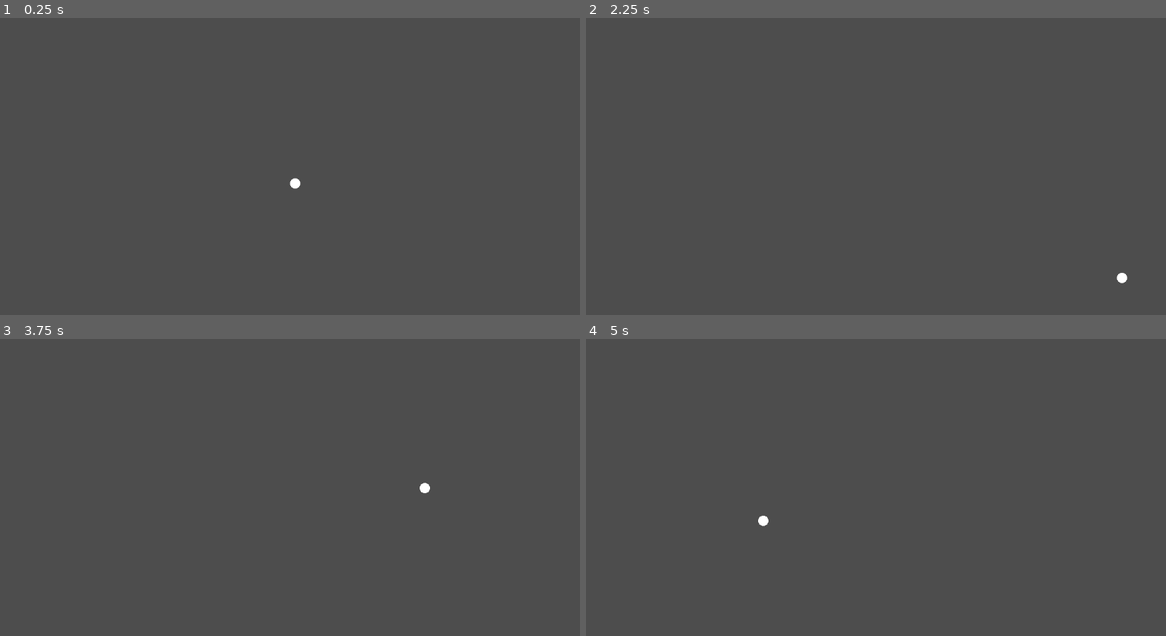
Above: before the commit, frames 1-4 (two rows, left to right).
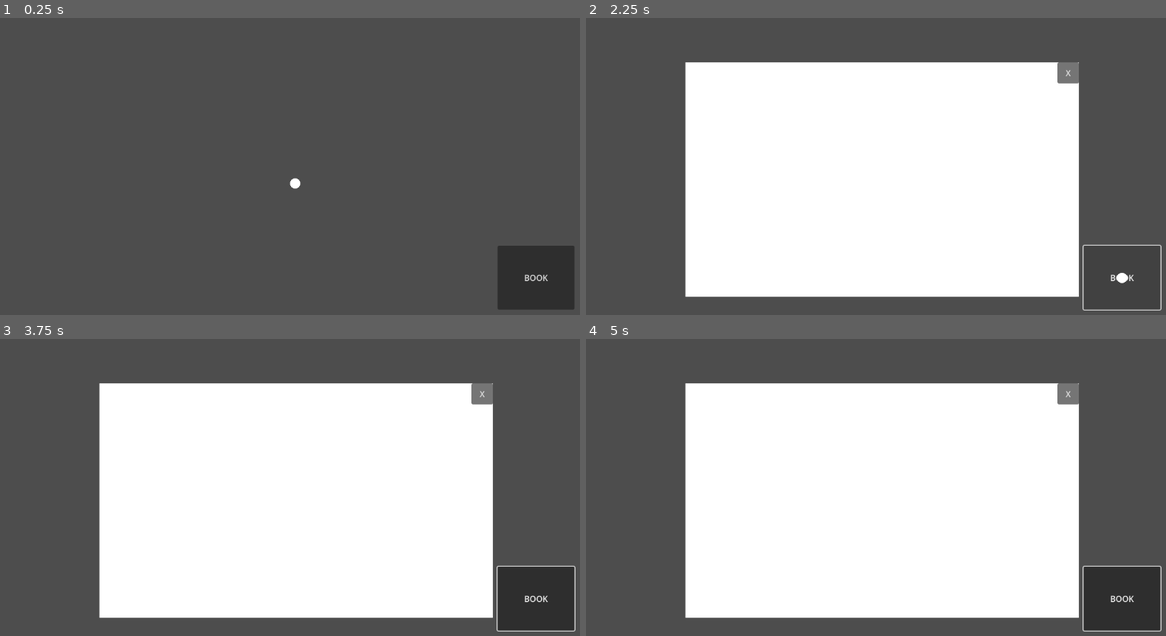
Above: after the commit, the same moments.

Repository: BoopEnthusiast/Reverie-Memory
Game: Godot game, scene res://scenes/past.tscn
Same seed, same stepped clock (60 frames per second), same inputs: the game is played once before the commit and once after it. This scene is started directly instead of the project's main scene.
Inputs (mouse positions are in pixels of both pictures, inside the frame that each line leads up to):
- Up to frame 1 (0.25 s): no input
- Up to frame 2 (2.25 s): click (1119, 276) at 0.5 s, where only the run after the commit has a clickable "BOOK"; click (1067, 71) at 1.25 s, where only the run after the commit has a clickable "X"; click (1119, 276) at 2 s, where only the run after the commit has a clickable "BOOK"
- Up to frame 3 (3.75 s): click (533, 597) at 2.75 s, where only the run after the commit has a clickable "BOOK"; tap Enter at 3.5 s; move the mouse to (423, 487) at 3.52 s
- Up to frame 4 (5 s): tap Space at 4.25 s; move the mouse to (765, 520) at 4.27 s

The runs differ from the first frame. In frame 1, 2.8% of the frame differs, in the area x 85-99%, y 76-99%; in frame 2, 54%; in frame 3, 57%, in the area x 17-100%, y 14-99%; in frame 4, 57%.

Commit message:
Update past.tscn

Diff:
--- a/scenes/past.tscn
+++ b/scenes/past.tscn
@@ -1,4 +1,38 @@
-[gd_scene format=3 uid="uid://byiwg4wsetanr"]
+[gd_scene load_steps=3 format=3 uid="uid://byiwg4wsetanr"]
+
+[sub_resource type="GDScript" id="GDScript_y21dh"]
+resource_name = "Book"
+script/source = "extends Button
+
+@onready var book_screen = $\"../Book_Screen\"
+
+# Called when the node enters the scene tree for the first time.
+
+func _on_book_pressed():
+	book_screen.visible = true
+
+func _on_exit_button_pressed():
+	book_screen.visible = false
+
+
+
+func _on_pressed():
+	book_screen.visible = true
+"
+
+[sub_resource type="GDScript" id="GDScript_whluy"]
+script/source = "extends Button
+
+
+# Called when the node enters the scene tree for the first time.
+func _ready():
+	pass # Replace with function body.
+
+
+# Called every frame. 'delta' is the elapsed time since the previous frame.
+func _process(delta):
+	pass
+"
 
 [node name="Past" type="Control"]
 layout_mode = 3
@@ -7,3 +41,50 @@
 anchor_bottom = 1.0
 grow_horizontal = 2
 grow_vertical = 2
+
+[node name="Book" type="Button" parent="."]
+layout_mode = 1
+anchors_preset = 3
+anchor_left = 1.0
+anchor_top = 1.0
+anchor_right = 1.0
+anchor_bottom = 1.0
+offset_left = -181.0
+offset_top = -202.0
+offset_right = -31.0
+offset_bottom = -77.0
+grow_horizontal = 0
+grow_vertical = 0
+text = "BOOK
+"
+script = SubResource("GDScript_y21dh")
+
+[node name="Book_Screen" type="ColorRect" parent="."]
+visible = false
+layout_mode = 1
+anchors_preset = 8
+anchor_left = 0.5
+anchor_top = 0.5
+anchor_right = 0.5
+anchor_bottom = 0.5
+offset_left = -382.0
+offset_top = -237.0
+offset_right = 386.0
+offset_bottom = 222.0
+grow_horizontal = 2
+grow_vertical = 2
+
+[node name="Exit_Button" type="Button" parent="Book_Screen"]
+layout_mode = 1
+anchors_preset = 1
+anchor_left = 1.0
+anchor_right = 1.0
+offset_left = -42.0
+offset_bottom = 41.0
+grow_horizontal = 0
+text = "X
+"
+script = SubResource("GDScript_whluy")
+
+[connection signal="pressed" from="Book" to="Book" method="_on_pressed"]
+[connection signal="pressed" from="Book_Screen/Exit_Button" to="Book" method="_on_exit_button_pressed"]
